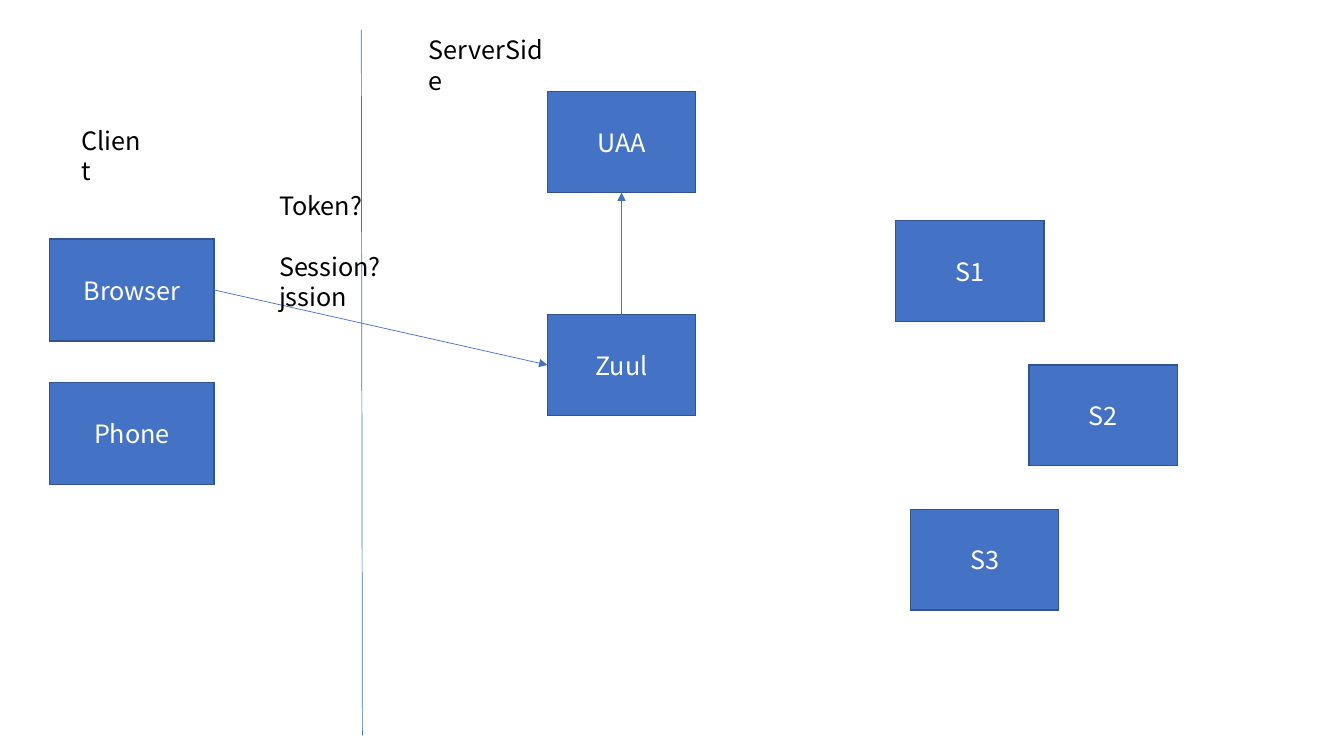
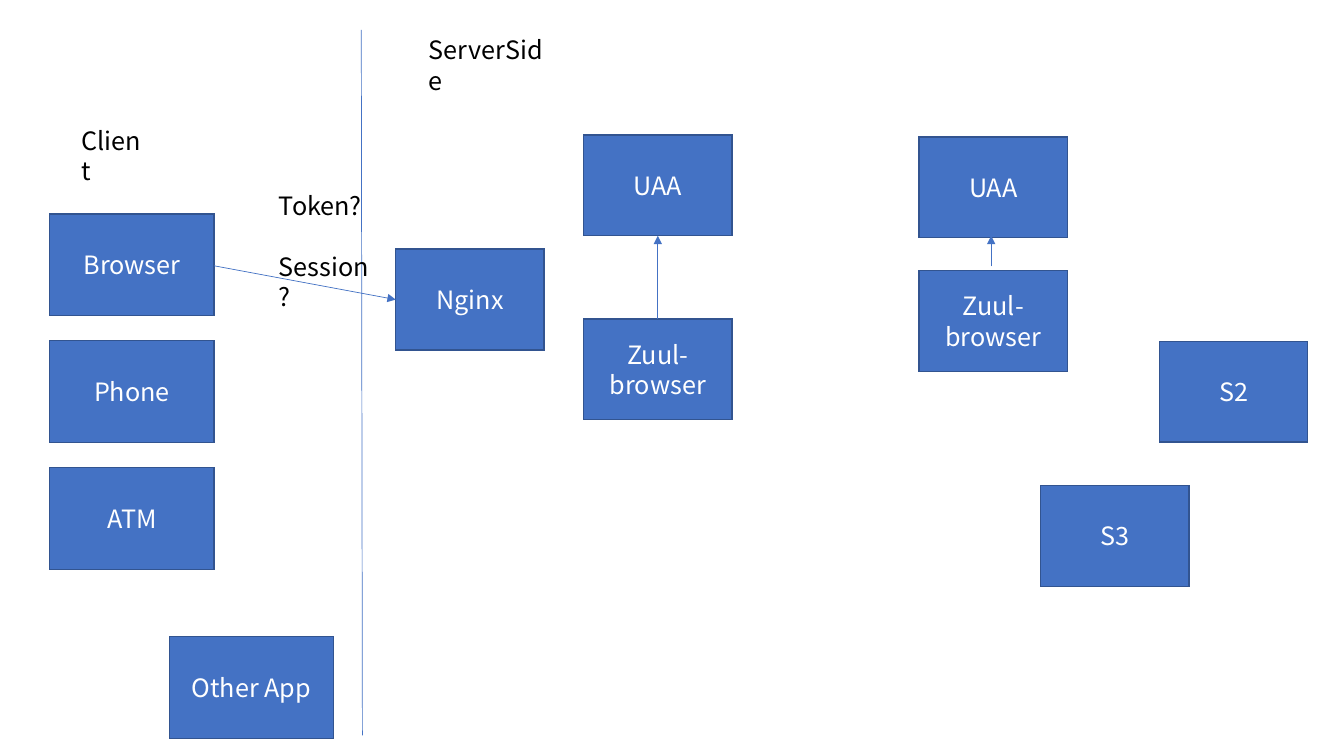
Before and after one commit to tobato/pal-tracker-distributed, a slide deck: slide 3 of docs/model.pptx. Drawn at 1344x756 pixels with LibreOffice and Linux fonts; fonts in the diff are those of the drawing. Boxes give left, top, right and bottom in pixels: in the first picture for what was removed or moved away, otherwise in the second. Text is boxed around its words. In the diff, an @@ line names an element or a change of style, - is before the commit and + after.

```diff
--- a/docs/model.pptx
+++ b/docs/model.pptx
@@ rectangle "UAA": place and size @@
-rectangle "UAA" at (547,92,696,193)
+rectangle "UAA" at (584,135,732,236)
@@ rectangle added at (920,137,1068,238), fill #4472C4, outline #325491 1 pt, 18 pt, text #FFFFFF @@
+UAA
@@ rectangle "Browser": place and size @@
-rectangle "Browser" at (49,239,214,341)
+rectangle "Browser" at (49,214,214,316)
@@ arrow moved from (622, 315) - (622, 193) to (658, 319) - (658, 236) @@
@@ rectangle removed at (896,221,1045,322) @@
-S1
@@ arrow added from (991, 266) to (991, 236), #4472C4 0.5 pt @@
@@ arrow moved from (214, 290) - (547, 365) to (214, 266) - (396, 299) @@
@@ text at (279,250,369,282): text changed @@
-Session? jssion
+Session?
@@ rectangle added at (396,249,544,350), fill #4472C4, outline #325491 1 pt, 18 pt, text #FFFFFF @@
+Nginx
@@ rectangle added at (920,270,1068,371), fill #4472C4, outline #325491 1 pt, 18 pt, text #FFFFFF @@
+Zuul-browser
@@ rectangle "Zuul-browser": place and size @@
-rectangle "Zuul-browser" at (547,315,696,415)
+rectangle "Zuul-browser" at (584,319,732,419)
@@ rectangle "Phone": place and size @@
-rectangle "Phone" at (49,383,214,485)
+rectangle "Phone" at (49,341,214,443)
@@ text in rectangle at (610,344,706,395): text changed @@
-Zuul
+Zuul-browser
@@ rectangle "S2": place and size @@
-rectangle "S2" at (1029,365,1178,466)
+rectangle "S2" at (1159,342,1308,443)
@@ rectangle added at (49,468,214,570), fill #4472C4, outline #325491 1 pt, 18 pt, text #FFFFFF @@
+ATM
@@ rectangle "S3": place and size @@
-rectangle "S3" at (910,509,1059,610)
+rectangle "S3" at (1041,486,1189,587)
@@ rectangle added at (169,637,334,739), fill #4472C4, outline #325491 1 pt, 18 pt, text #FFFFFF @@
+Other App
```
Also in this commit, not shown: 14 other files.
